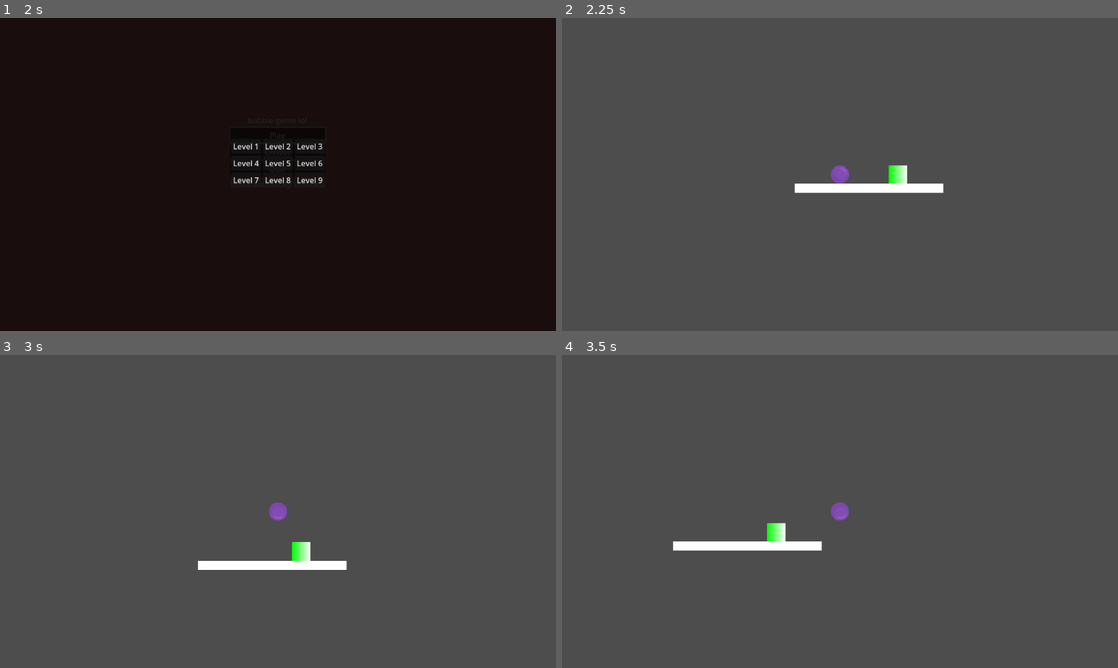
Above: before the commit, frames 1-4 (two rows, left to right).
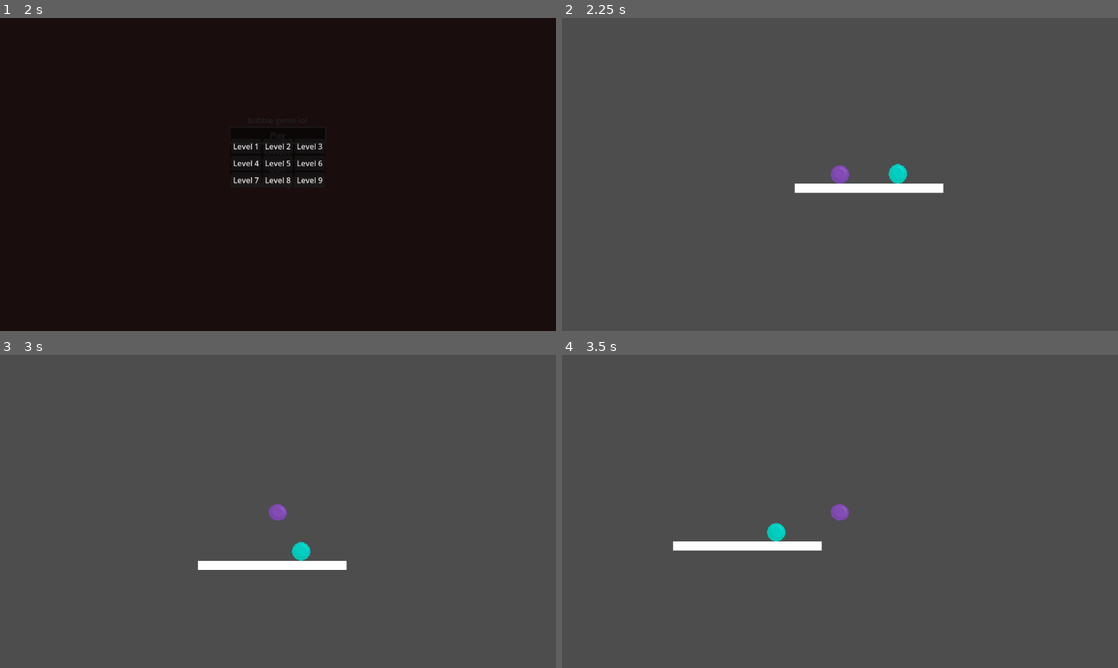
Above: after the commit, the same moments.

Repository: Chubercik/bubble
Game: Godot game, scene res://scenes/menu.tscn
Same seed, same stepped clock (60 frames per second), same inputs: the game is played once before the commit and once after it.
Inputs:
- Up to frame 1 (2 s): click "Play" at 0.5 s; click "Play" at 1.25 s
- Up to frame 2 (2.25 s): click "Level 1" at 2 s
- Up to frame 3 (3 s): tap Enter (ui_accept) at 2.75, 2.85 s; hold Right (ui_right) from 2.78 s (still down)
- Up to frame 4 (3.5 s): keep holding Right (ui_right); tap Enter (ui_accept) at 3.02, 3.32 s

Frame 1 is identical in both runs. In frame 2, 0.2% of the frame differs, in the area x 58-63%, y 46-53%; in frame 3, 0.2%, in the area x 48-56%, y 47-66%; in frame 4, 0.2%.

Commit message:
Add proper bubble sprites & test animations

Diff:
--- a/bubble/scenes/bubble_1.tscn
+++ b/bubble/scenes/bubble_1.tscn
@@ -1,10 +1,155 @@
-[gd_scene load_steps=4 format=3 uid="uid://col7xcmb60dgc"]
+[gd_scene load_steps=24 format=3 uid="uid://col7xcmb60dgc"]
 
 [ext_resource type="Script" path="res://scripts/bubble_1.gd" id="1_voxog"]
-[ext_resource type="Texture2D" uid="uid://dnup1hb7845w8" path="res://sprites/bubble_1.png" id="2_v7nl6"]
+[ext_resource type="Texture2D" uid="uid://bs1fjgp60vn76" path="res://sprites/bubble_1_idle.png" id="2_6uppf"]
+[ext_resource type="Texture2D" uid="uid://8pgxyucvoypl" path="res://sprites/bubble_1_jump.png" id="3_ex58o"]
 
 [sub_resource type="CircleShape2D" id="CircleShape2D_ws4pq"]
 radius = 16.0
+
+[sub_resource type="AtlasTexture" id="AtlasTexture_60lju"]
+atlas = ExtResource("2_6uppf")
+region = Rect2(0, 0, 32, 32)
+
+[sub_resource type="AtlasTexture" id="AtlasTexture_drp6o"]
+atlas = ExtResource("2_6uppf")
+region = Rect2(0, 0, 32, 32)
+
+[sub_resource type="AtlasTexture" id="AtlasTexture_2mex1"]
+atlas = ExtResource("2_6uppf")
+region = Rect2(32, 0, 32, 32)
+
+[sub_resource type="AtlasTexture" id="AtlasTexture_gi1sq"]
+atlas = ExtResource("2_6uppf")
+region = Rect2(64, 0, 32, 32)
+
+[sub_resource type="AtlasTexture" id="AtlasTexture_4oe7p"]
+atlas = ExtResource("2_6uppf")
+region = Rect2(96, 0, 32, 32)
+
+[sub_resource type="AtlasTexture" id="AtlasTexture_f74v3"]
+atlas = ExtResource("2_6uppf")
+region = Rect2(128, 0, 32, 32)
+
+[sub_resource type="AtlasTexture" id="AtlasTexture_3qofk"]
+atlas = ExtResource("2_6uppf")
+region = Rect2(160, 0, 32, 32)
+
+[sub_resource type="AtlasTexture" id="AtlasTexture_rq51n"]
+atlas = ExtResource("2_6uppf")
+region = Rect2(192, 0, 32, 32)
+
+[sub_resource type="AtlasTexture" id="AtlasTexture_adn3g"]
+atlas = ExtResource("2_6uppf")
+region = Rect2(224, 0, 32, 32)
+
+[sub_resource type="AtlasTexture" id="AtlasTexture_5vpev"]
+atlas = ExtResource("3_ex58o")
+region = Rect2(0, 0, 32, 32)
+
+[sub_resource type="AtlasTexture" id="AtlasTexture_yq6v2"]
+atlas = ExtResource("3_ex58o")
+region = Rect2(32, 0, 32, 32)
+
+[sub_resource type="AtlasTexture" id="AtlasTexture_c0nwu"]
+atlas = ExtResource("3_ex58o")
+region = Rect2(64, 0, 32, 32)
+
+[sub_resource type="AtlasTexture" id="AtlasTexture_gpcrb"]
+atlas = ExtResource("3_ex58o")
+region = Rect2(96, 0, 32, 32)
+
+[sub_resource type="AtlasTexture" id="AtlasTexture_wrcxp"]
+atlas = ExtResource("3_ex58o")
+region = Rect2(128, 0, 32, 32)
+
+[sub_resource type="AtlasTexture" id="AtlasTexture_udj67"]
+atlas = ExtResource("3_ex58o")
+region = Rect2(160, 0, 32, 32)
+
+[sub_resource type="AtlasTexture" id="AtlasTexture_1rptg"]
+atlas = ExtResource("3_ex58o")
+region = Rect2(192, 0, 32, 32)
+
+[sub_resource type="AtlasTexture" id="AtlasTexture_sepjv"]
+atlas = ExtResource("3_ex58o")
+region = Rect2(224, 0, 32, 32)
+
+[sub_resource type="AtlasTexture" id="AtlasTexture_jw8am"]
+atlas = ExtResource("3_ex58o")
+region = Rect2(256, 0, 32, 32)
+
+[sub_resource type="SpriteFrames" id="SpriteFrames_ehe1s"]
+animations = [{
+"frames": [{
+"duration": 1.0,
+"texture": SubResource("AtlasTexture_60lju")
+}],
+"loop": false,
+"name": &"default",
+"speed": 5.0
+}, {
+"frames": [{
+"duration": 1.0,
+"texture": SubResource("AtlasTexture_drp6o")
+}, {
+"duration": 1.0,
+"texture": SubResource("AtlasTexture_2mex1")
+}, {
+"duration": 1.0,
+"texture": SubResource("AtlasTexture_gi1sq")
+}, {
+"duration": 1.0,
+"texture": SubResource("AtlasTexture_4oe7p")
+}, {
+"duration": 1.0,
+"texture": SubResource("AtlasTexture_f74v3")
+}, {
+"duration": 1.0,
+"texture": SubResource("AtlasTexture_3qofk")
+}, {
+"duration": 1.0,
+"texture": SubResource("AtlasTexture_rq51n")
+}, {
+"duration": 1.0,
+"texture": SubResource("AtlasTexture_adn3g")
+}],
+"loop": false,
+"name": &"idle",
+"speed": 5.0
+}, {
+"frames": [{
+"duration": 1.0,
+"texture": SubResource("AtlasTexture_5vpev")
+}, {
+"duration": 1.0,
+"texture": SubResource("AtlasTexture_yq6v2")
+}, {
+"duration": 1.0,
+"texture": SubResource("AtlasTexture_c0nwu")
+}, {
+"duration": 1.0,
+"texture": SubResource("AtlasTexture_gpcrb")
+}, {
+"duration": 1.0,
+"texture": SubResource("AtlasTexture_wrcxp")
+}, {
+"duration": 1.0,
+"texture": SubResource("AtlasTexture_udj67")
+}, {
+"duration": 1.0,
+"texture": SubResource("AtlasTexture_1rptg")
+}, {
+"duration": 1.0,
+"texture": SubResource("AtlasTexture_sepjv")
+}, {
+"duration": 1.0,
+"texture": SubResource("AtlasTexture_jw8am")
+}],
+"loop": true,
+"name": &"jump",
+"speed": 15.0
+}]
 
 [node name="Bubble_1" type="CharacterBody2D"]
 script = ExtResource("1_voxog")
@@ -12,6 +157,6 @@
 [node name="CollisionShape2D" type="CollisionShape2D" parent="."]
 shape = SubResource("CircleShape2D_ws4pq")
 
-[node name="Sprite2D" type="Sprite2D" parent="."]
+[node name="AnimatedSprite2D" type="AnimatedSprite2D" parent="."]
 texture_filter = 1
-texture = ExtResource("2_v7nl6")
+sprite_frames = SubResource("SpriteFrames_ehe1s")
--- a/bubble/scenes/bubble_2.tscn
+++ b/bubble/scenes/bubble_2.tscn
@@ -1,23 +1,162 @@
-[gd_scene load_steps=5 format=3 uid="uid://c6idgpst3jfl6"]
+[gd_scene load_steps=24 format=3 uid="uid://c6idgpst3jfl6"]
 
 [ext_resource type="Script" path="res://scripts/bubble_2.gd" id="1_7e427"]
+[ext_resource type="Texture2D" uid="uid://csimtyc0qhwup" path="res://sprites/bubble_2_idle.png" id="2_620s4"]
+[ext_resource type="Texture2D" uid="uid://csve1g785mm3j" path="res://sprites/bubble_2_jump.png" id="3_o7l68"]
 
-[sub_resource type="RectangleShape2D" id="RectangleShape2D_joaep"]
-size = Vector2(32, 32)
+[sub_resource type="CircleShape2D" id="CircleShape2D_80bc2"]
+radius = 16.0
 
-[sub_resource type="Gradient" id="Gradient_vig48"]
-colors = PackedColorArray(0, 1, 0, 1, 1, 1, 1, 1)
+[sub_resource type="AtlasTexture" id="AtlasTexture_ijs8d"]
+atlas = ExtResource("2_620s4")
+region = Rect2(0, 0, 32, 32)
 
-[sub_resource type="GradientTexture2D" id="GradientTexture2D_m8cx2"]
-gradient = SubResource("Gradient_vig48")
-width = 32
-height = 32
+[sub_resource type="AtlasTexture" id="AtlasTexture_rj7xv"]
+atlas = ExtResource("2_620s4")
+region = Rect2(0, 0, 32, 32)
+
+[sub_resource type="AtlasTexture" id="AtlasTexture_vffjp"]
+atlas = ExtResource("2_620s4")
+region = Rect2(32, 0, 32, 32)
+
+[sub_resource type="AtlasTexture" id="AtlasTexture_duj8l"]
+atlas = ExtResource("2_620s4")
+region = Rect2(64, 0, 32, 32)
+
+[sub_resource type="AtlasTexture" id="AtlasTexture_ajwmx"]
+atlas = ExtResource("2_620s4")
+region = Rect2(96, 0, 32, 32)
+
+[sub_resource type="AtlasTexture" id="AtlasTexture_gorcx"]
+atlas = ExtResource("2_620s4")
+region = Rect2(128, 0, 32, 32)
+
+[sub_resource type="AtlasTexture" id="AtlasTexture_kfaov"]
+atlas = ExtResource("2_620s4")
+region = Rect2(160, 0, 32, 32)
+
+[sub_resource type="AtlasTexture" id="AtlasTexture_vkfcs"]
+atlas = ExtResource("2_620s4")
+region = Rect2(192, 0, 32, 32)
+
+[sub_resource type="AtlasTexture" id="AtlasTexture_godkt"]
+atlas = ExtResource("2_620s4")
+region = Rect2(224, 0, 32, 32)
+
+[sub_resource type="AtlasTexture" id="AtlasTexture_fh3re"]
+atlas = ExtResource("3_o7l68")
+region = Rect2(0, 0, 32, 32)
+
+[sub_resource type="AtlasTexture" id="AtlasTexture_7k4lp"]
+atlas = ExtResource("3_o7l68")
+region = Rect2(32, 0, 32, 32)
+
+[sub_resource type="AtlasTexture" id="AtlasTexture_68a38"]
+atlas = ExtResource("3_o7l68")
+region = Rect2(64, 0, 32, 32)
+
+[sub_resource type="AtlasTexture" id="AtlasTexture_bep27"]
+atlas = ExtResource("3_o7l68")
+region = Rect2(96, 0, 32, 32)
+
+[sub_resource type="AtlasTexture" id="AtlasTexture_5nqje"]
+atlas = ExtResource("3_o7l68")
+region = Rect2(128, 0, 32, 32)
+
+[sub_resource type="AtlasTexture" id="AtlasTexture_l8gp3"]
+atlas = ExtResource("3_o7l68")
+region = Rect2(160, 0, 32, 32)
+
+[sub_resource type="AtlasTexture" id="AtlasTexture_tr2j4"]
+atlas = ExtResource("3_o7l68")
+region = Rect2(192, 0, 32, 32)
+
+[sub_resource type="AtlasTexture" id="AtlasTexture_oyqps"]
+atlas = ExtResource("3_o7l68")
+region = Rect2(224, 0, 32, 32)
+
+[sub_resource type="AtlasTexture" id="AtlasTexture_uid32"]
+atlas = ExtResource("3_o7l68")
+region = Rect2(256, 0, 32, 32)
+
+[sub_resource type="SpriteFrames" id="SpriteFrames_a2fb8"]
+animations = [{
+"frames": [{
+"duration": 1.0,
+"texture": SubResource("AtlasTexture_ijs8d")
+}],
+"loop": false,
+"name": &"default",
+"speed": 5.0
+}, {
+"frames": [{
+"duration": 1.0,
+"texture": SubResource("AtlasTexture_rj7xv")
+}, {
+"duration": 1.0,
+"texture": SubResource("AtlasTexture_vffjp")
+}, {
+"duration": 1.0,
+"texture": SubResource("AtlasTexture_duj8l")
+}, {
+"duration": 1.0,
+"texture": SubResource("AtlasTexture_ajwmx")
+}, {
+"duration": 1.0,
+"texture": SubResource("AtlasTexture_gorcx")
+}, {
+"duration": 1.0,
+"texture": SubResource("AtlasTexture_kfaov")
+}, {
+"duration": 1.0,
+"texture": SubResource("AtlasTexture_vkfcs")
+}, {
+"duration": 1.0,
+"texture": SubResource("AtlasTexture_godkt")
+}],
+"loop": false,
+"name": &"idle",
+"speed": 5.0
+}, {
+"frames": [{
+"duration": 1.0,
+"texture": SubResource("AtlasTexture_fh3re")
+}, {
+"duration": 1.0,
+"texture": SubResource("AtlasTexture_7k4lp")
+}, {
+"duration": 1.0,
+"texture": SubResource("AtlasTexture_68a38")
+}, {
+"duration": 1.0,
+"texture": SubResource("AtlasTexture_bep27")
+}, {
+"duration": 1.0,
+"texture": SubResource("AtlasTexture_5nqje")
+}, {
+"duration": 1.0,
+"texture": SubResource("AtlasTexture_l8gp3")
+}, {
+"duration": 1.0,
+"texture": SubResource("AtlasTexture_tr2j4")
+}, {
+"duration": 1.0,
+"texture": SubResource("AtlasTexture_oyqps")
+}, {
+"duration": 1.0,
+"texture": SubResource("AtlasTexture_uid32")
+}],
+"loop": true,
+"name": &"jump",
+"speed": 5.0
+}]
 
 [node name="Bubble_2" type="CharacterBody2D"]
 script = ExtResource("1_7e427")
 
 [node name="CollisionShape2D" type="CollisionShape2D" parent="."]
-shape = SubResource("RectangleShape2D_joaep")
+shape = SubResource("CircleShape2D_80bc2")
 
-[node name="Sprite2D" type="Sprite2D" parent="."]
-texture = SubResource("GradientTexture2D_m8cx2")
+[node name="AnimatedSprite2D" type="AnimatedSprite2D" parent="."]
+texture_filter = 1
+sprite_frames = SubResource("SpriteFrames_a2fb8")
--- a/bubble/scripts/bubble_1.gd
+++ b/bubble/scripts/bubble_1.gd
@@ -3,18 +3,28 @@
 
 const SPEED = 300.0
 const JUMP_VELOCITY = -400.0
+const IDLE_TIMER = 2.0
 
 var active = false
+var inactive_for = 0.0
 
 
 func _physics_process(delta: float) -> void:
 	# Add the gravity.
 	if not is_on_floor():
 		velocity += get_gravity() * delta
+		inactive_for = 0.0
+		rotation = 0
+		$AnimatedSprite2D.play("jump")
+	elif inactive_for <= IDLE_TIMER:
+		$AnimatedSprite2D.play("default")
+	else:
+		$AnimatedSprite2D.play("idle")
 
 	# Handle jump.
 	if Input.is_action_just_pressed("ui_accept") and is_on_floor() and active:
 		velocity.y = JUMP_VELOCITY
+		inactive_for = 0.0
 
 	# Get the input direction and handle the movement/deceleration.
 	# As good practice, you should replace UI actions with custom gameplay actions.
@@ -22,7 +32,10 @@
 	if direction and active:
 		velocity.x = direction * SPEED
 		rotation += direction / 5
+		inactive_for = 0.0
 	else:
 		velocity.x = move_toward(velocity.x, 0, SPEED)
 
 	move_and_slide()
+
+	inactive_for += delta
--- a/bubble/scripts/bubble_2.gd
+++ b/bubble/scripts/bubble_2.gd
@@ -3,25 +3,42 @@
 
 const SPEED = 300.0
 const JUMP_VELOCITY = -400.0
+const IDLE_TIMER = 2.0
 
 var active = false
+var inactive_for = 0.0
 
 
 func _physics_process(delta: float) -> void:
 	# Add the gravity.
 	if not is_on_floor():
 		velocity += get_gravity() * delta
+		inactive_for = 0.0
+		rotation = 0
+		scale.y = move_toward(scale.y, 1.2, delta)
+		$AnimatedSprite2D.play("default")
+	elif inactive_for <= IDLE_TIMER:
+		scale.y = move_toward(scale.y, 1.0, delta)
+		$AnimatedSprite2D.play("default")
+	else:
+		scale.y = move_toward(scale.y, 1.0, delta)
+		$AnimatedSprite2D.play("idle")
 
 	# Handle jump.
 	if Input.is_action_just_pressed("ui_accept") and is_on_floor() and active:
 		velocity.y = JUMP_VELOCITY
+		inactive_for = 0.0
 
 	# Get the input direction and handle the movement/deceleration.
 	# As good practice, you should replace UI actions with custom gameplay actions.
 	var direction := Input.get_axis("ui_left", "ui_right")
 	if direction and active:
 		velocity.x = direction * SPEED
+		rotation += direction / 5
+		inactive_for = 0.0
 	else:
 		velocity.x = move_toward(velocity.x, 0, SPEED)
 
 	move_and_slide()
+
+	inactive_for += delta
Binary file removed: bubble/sprites/bubble_1.png
Binary file added: bubble/sprites/bubble_1_idle.png
Not shown, added: bubble/sprites/bubble_1_idle.png.import
Binary file added: bubble/sprites/bubble_1_jump.png
Not shown, added: bubble/sprites/bubble_1_jump.png.import
Binary file added: bubble/sprites/bubble_2_idle.png
Not shown, added: bubble/sprites/bubble_2_idle.png.import
Binary file added: bubble/sprites/bubble_2_jump.png
Not shown, added: bubble/sprites/bubble_2_jump.png.import
Binary file added: bubble/sprites/bubble_3_idle.png
Not shown, added: bubble/sprites/bubble_3_idle.png.import
Binary file added: bubble/sprites/bubble_3_jump.png
(and 9 more such lines)
